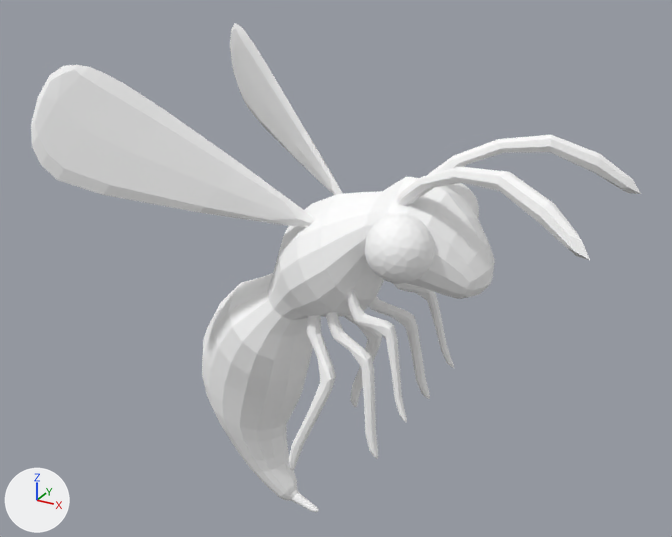
One commit to the glTF model frontend/assets/models3d/packs/quaternius-fbx/wasp.glb: the scene before it, then after it.
Camera for both pictures: a 50 mm camera at (2.37, -3.8, 3.62) aimed at (0.25, 0.05, 1.69). Lighting does not change. The marker at lower left points along +X, +Y and +Z. The first picture is the older version. Where no turn or scale is listed for an object, it has been applied to the vertices.

Objects in the first picture: 'Wasp'.
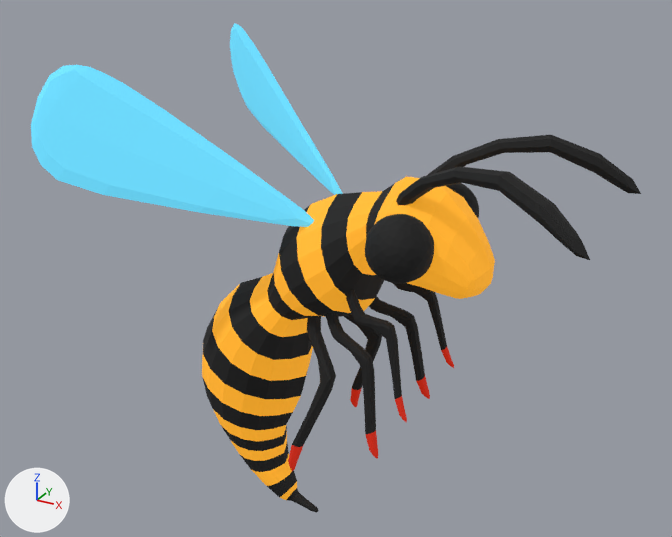
Diff of the bpy script that builds the scene:
```diff
--- a/frontend/assets/models3d/packs/quaternius-fbx/wasp.glb.py
+++ b/frontend/assets/models3d/packs/quaternius-fbx/wasp.glb.py
@@ mat_material_0 @@
 mat_material_0 = principled_material('Material_0')
-mat_material_0.base_color = (1.0, 1.0, 1.0)  # white #ffffff
+mat_material_0.base_color = (0.0029, 0.0029, 0.0029)  # black #0a0a0a
 mat_material_0.roughness = 0.85
@@ mat_material_1 @@
 mat_material_1 = principled_material('Material_1')
-mat_material_1.base_color = (1.0, 1.0, 1.0)  # white #ffffff
+mat_material_1.base_color = (0.337, 0.00868, 0.000572)  # red #9d1702
 mat_material_1.roughness = 0.85
+mat_material_1.emission_strength = 1.0
@@ mat_material_2 @@
 mat_material_2 = principled_material('Material_2')
-mat_material_2.base_color = (1.0, 1.0, 1.0)  # white #ffffff
+mat_material_2.base_color = (0.604, 0.257, 0.0119)  # orange #cc8b1c
 mat_material_2.roughness = 0.85
+mat_material_2.emission_color = (0.604, 0.257, 0.0119)  # orange #cc8b1c
+mat_material_2.emission_strength = 1.0
@@ mat_material_3 @@
 mat_material_3 = principled_material('Material_3')
-mat_material_3.base_color = (1.0, 1.0, 1.0)  # white #ffffff
+mat_material_3.base_color = (0.0892, 0.432, 0.604)  # cyan #54b0cc
 mat_material_3.roughness = 0.85
+mat_material_3.emission_color = (0.0892, 0.432, 0.604)  # cyan #54b0cc
+mat_material_3.emission_strength = 1.0
```

Boxes (x1, y1, x2, y2) around the edits, measured in the pictures (672 x 537 px):
'Wasp', recoloured, surface changed (darker)
    both: (31, 23, 641, 512)
